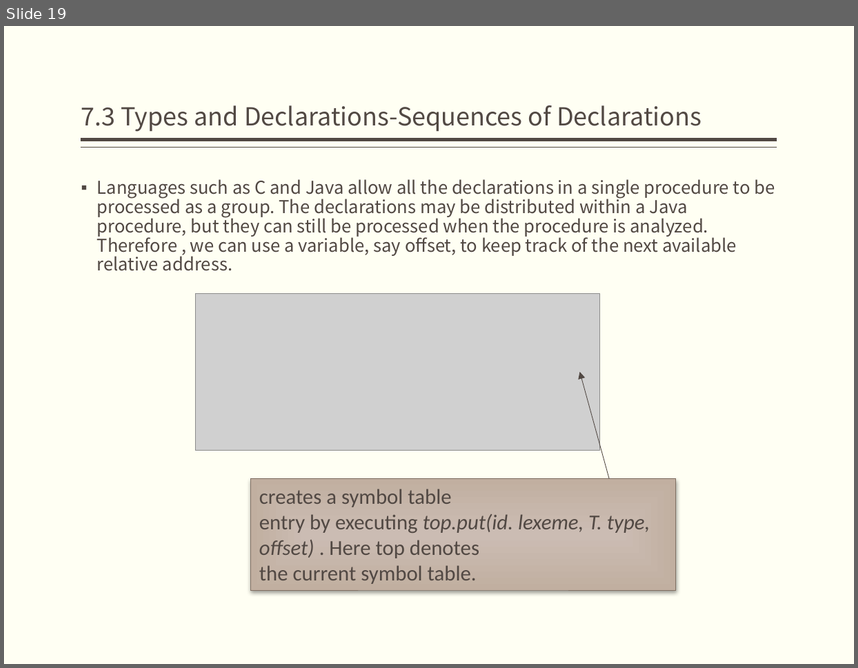
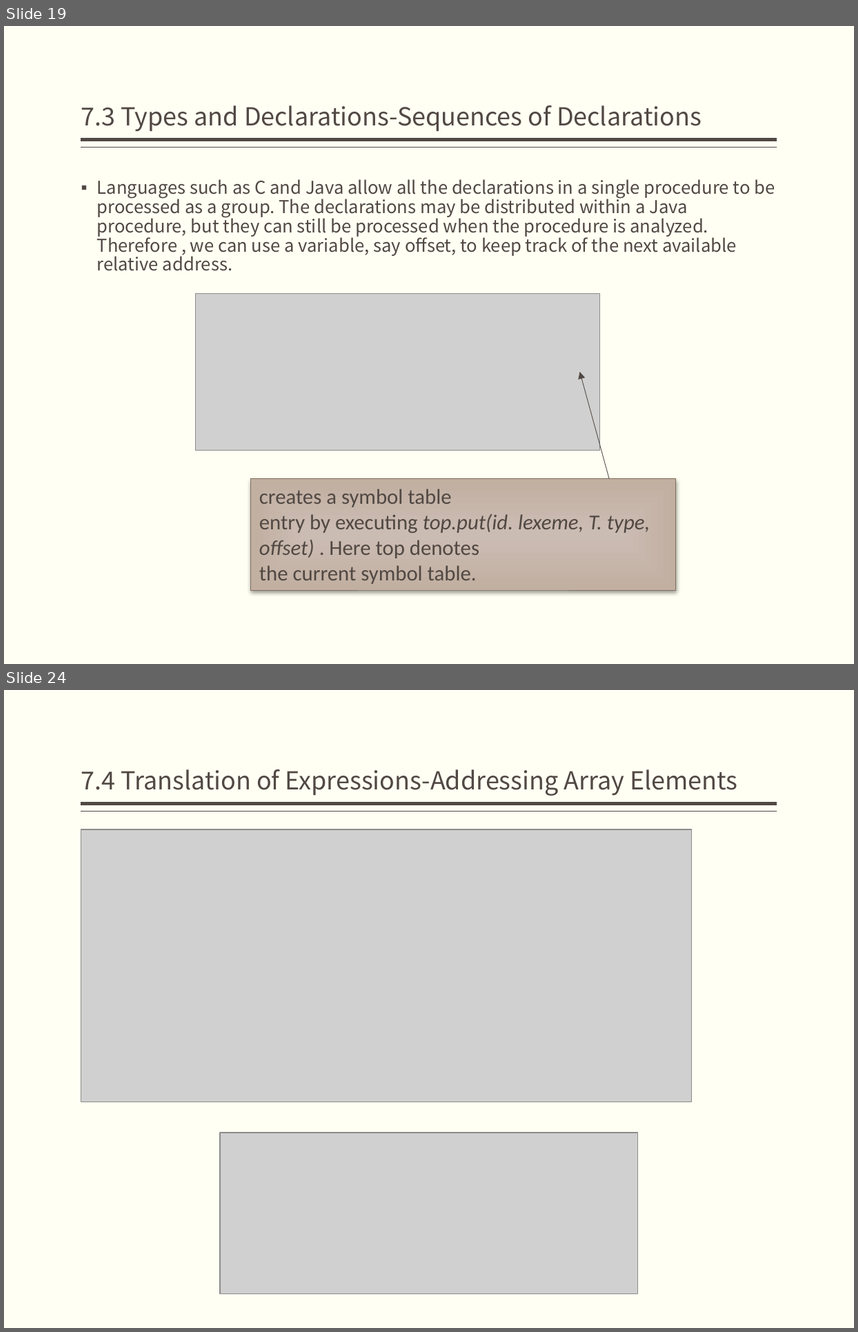
Before and after one commit to jz81/jz81.github.io, a slide deck: course/compiler/LectureNotes/(Spring2018)Lecture7.pptx. Shown one above the other, each under a label of ours: slide 19 before the commit, slides 19 and 24 after it; the slides between them are not shown. The pictures are 858x668 and 858x1332 pixels, drawn with LibreOffice and Linux fonts; fonts in the diff are those of the drawing; grey boxes stand for pictures. Boxes give left, top, right and bottom in pixels: in the first picture for what was removed or moved away, otherwise in the second. Text is boxed around its words. In the diff, an @@ line names an element or a change of style, - is before the commit and + after.

```diff
--- a/course/compiler/LectureNotes/(Spring2018)Lecture7.pptx
+++ b/course/compiler/LectureNotes/(Spring2018)Lecture7.pptx
@@ slide 24 added at <box>4,690,854,1328</box>, background #FFFFF3; not listed: 2 template elements that a slide beside it also shows @@
@@ title added at <box>81,769,737,796</box>, 21 pt, text #514843 @@
+7.4 Translation of Expressions-Addressing Array Elements
@@ picture added at <box>81,829,692,1103</box> @@
@@ picture added at <box>220,1132,638,1294</box> @@
```
Also in this commit, not shown: 3 slides changed, 18 other slides added.
